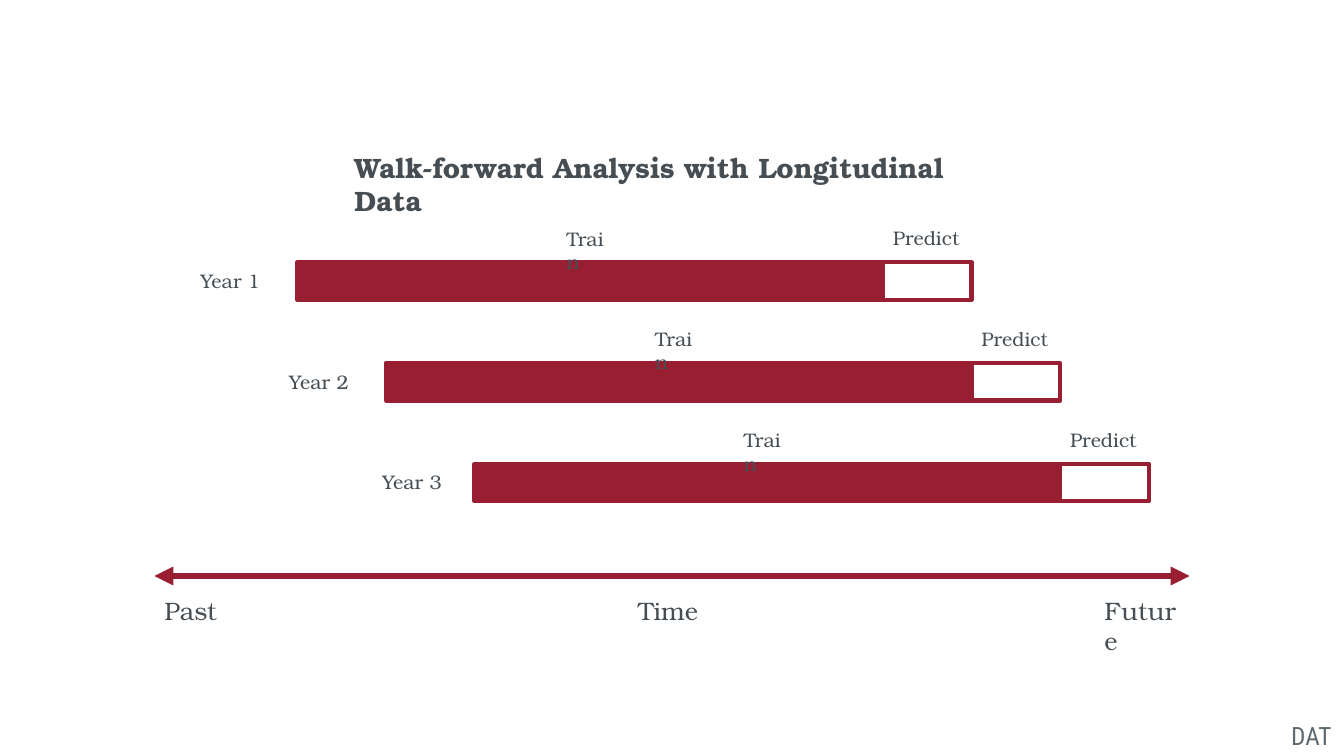
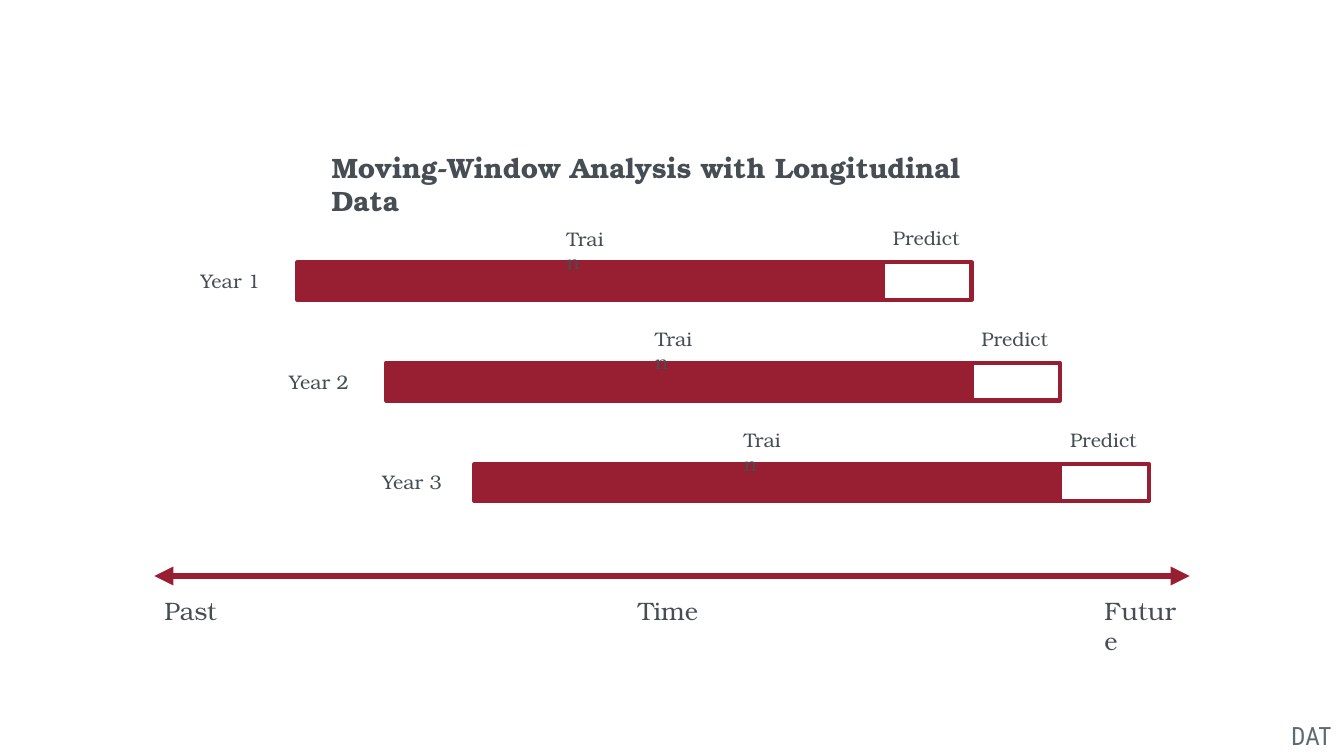
Before and after one commit to concrete-abstraction/student_risk_sagemaker, a slide deck: slide 5 of Documentation/student_risk_presentation.pptx (slide 4 before the commit). Drawn at 1344x756 pixels with LibreOffice and Linux fonts; fonts in the diff are those of the drawing. Boxes give left, top, right and bottom in pixels: in the first picture for what was removed or moved away, otherwise in the second. Text is boxed around its words. In the diff, an @@ line names an element or a change of style, - is before the commit and + after.

```diff
--- a/Documentation/student_risk_presentation.pptx
+++ b/Documentation/student_risk_presentation.pptx
@@ text at (332,156,960,211): text changed @@
-Walk-forward Analysis with Longitudinal Data
+Moving-Window Analysis with Longitudinal Data
```
Also in this commit, not shown: 3 other slides changed, 3 slides added, 3 other files.
